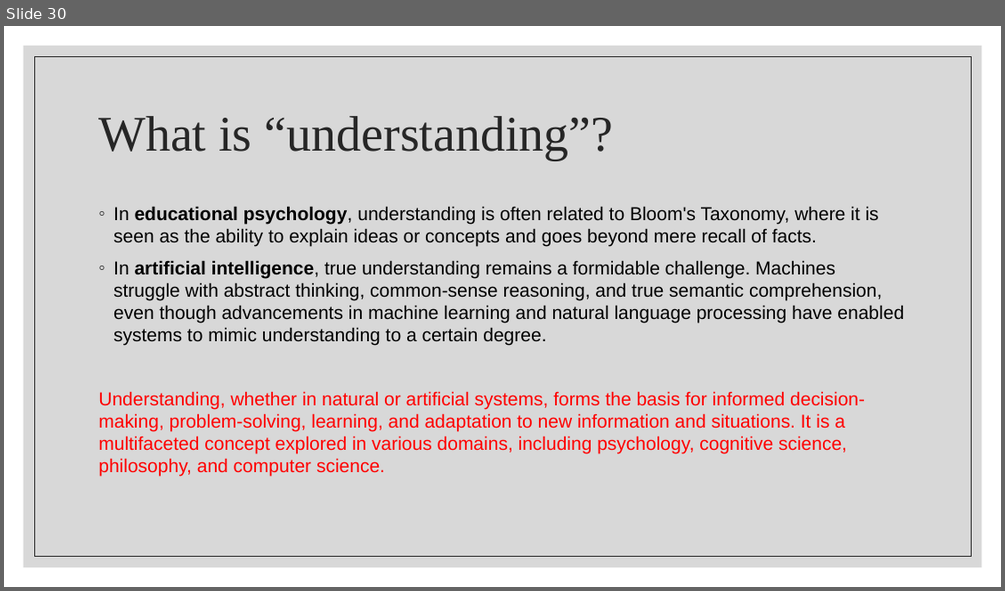
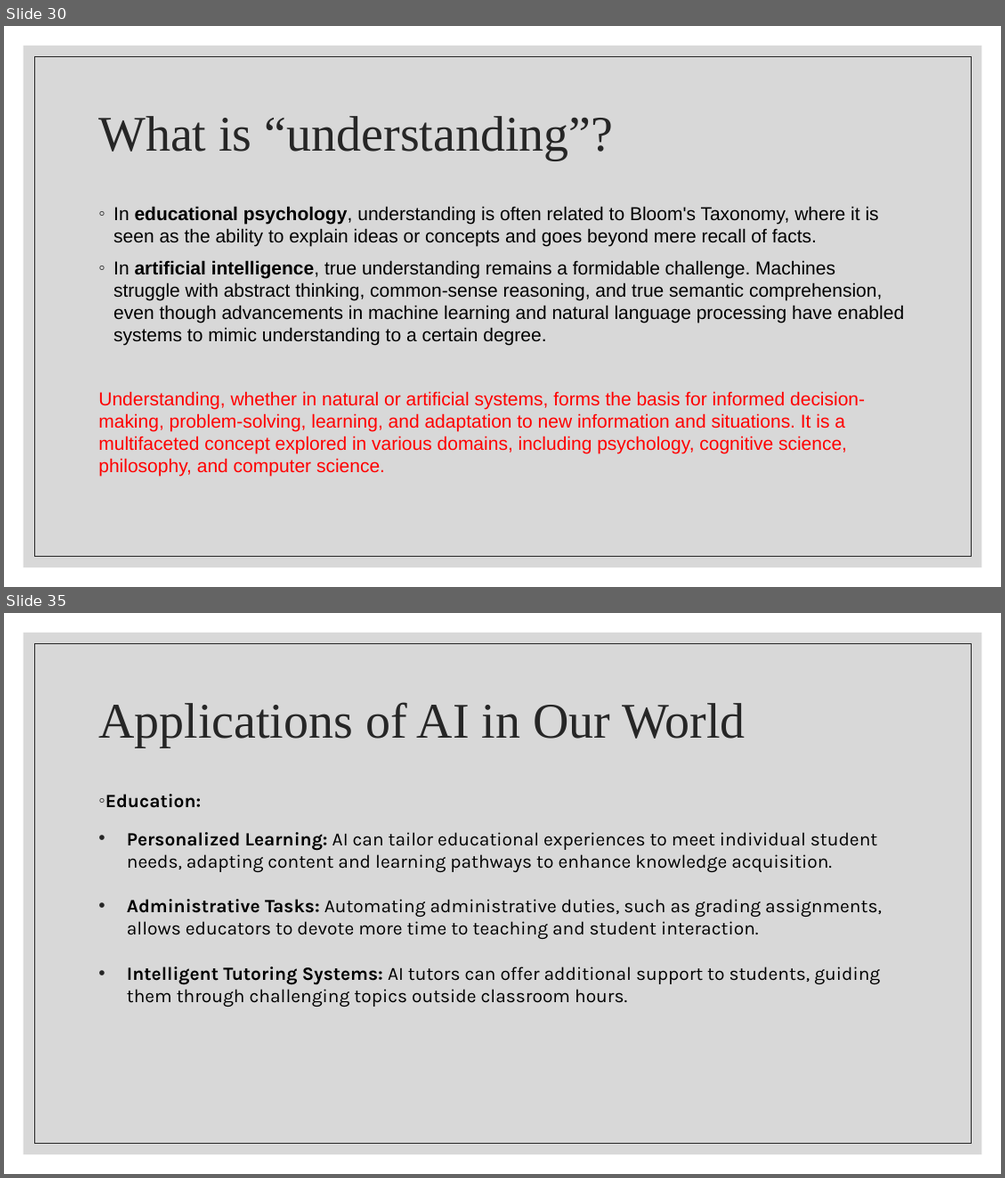
Before and after one commit to wutmeownow/phys441, a slide deck: JupyterNotebooks/LLS/Lecture1.pptx. Shown one above the other, each under a label of ours: slide 30 before the commit, slides 30 and 35 after it; the slides between them are not shown. The pictures are 1005x591 and 1005x1178 pixels, drawn with LibreOffice and Linux fonts; fonts in the diff are those of the drawing. Boxes give left, top, right and bottom in pixels: in the first picture for what was removed or moved away, otherwise in the second. Text is boxed around its words. In the diff, an @@ line names an element or a change of style, - is before the commit and + after.

```diff
--- a/JupyterNotebooks/LLS/Lecture1.pptx
+++ b/JupyterNotebooks/LLS/Lecture1.pptx
@@ slide 35 added at (4, 613, 1001, 1174), background #FFFFFF; not listed: 2 template elements that a slide beside it also shows @@
@@ title added at (98, 702, 744, 747), 48 pt, text #262626 @@
+Applications of AI in Our World
@@ text added at (105, 794, 882, 1006), 18 pt, text #000000 @@
+◦ Education:
+• Personalized Learning: AI can tailor educational experiences to meet individual student needs, adapting content and learning pathways to enhance knowledge acquisition.
+• Administrative Tasks: Automating administrative duties, such as grading assignments, allows educators to devote more time to teaching and student interaction.
+• Intelligent Tutoring Systems: AI tutors can offer additional support to students, guiding them through challenging topics outside classroom hours.
```
Also in this commit, not shown: 1 slide changed, 11 other slides added.
